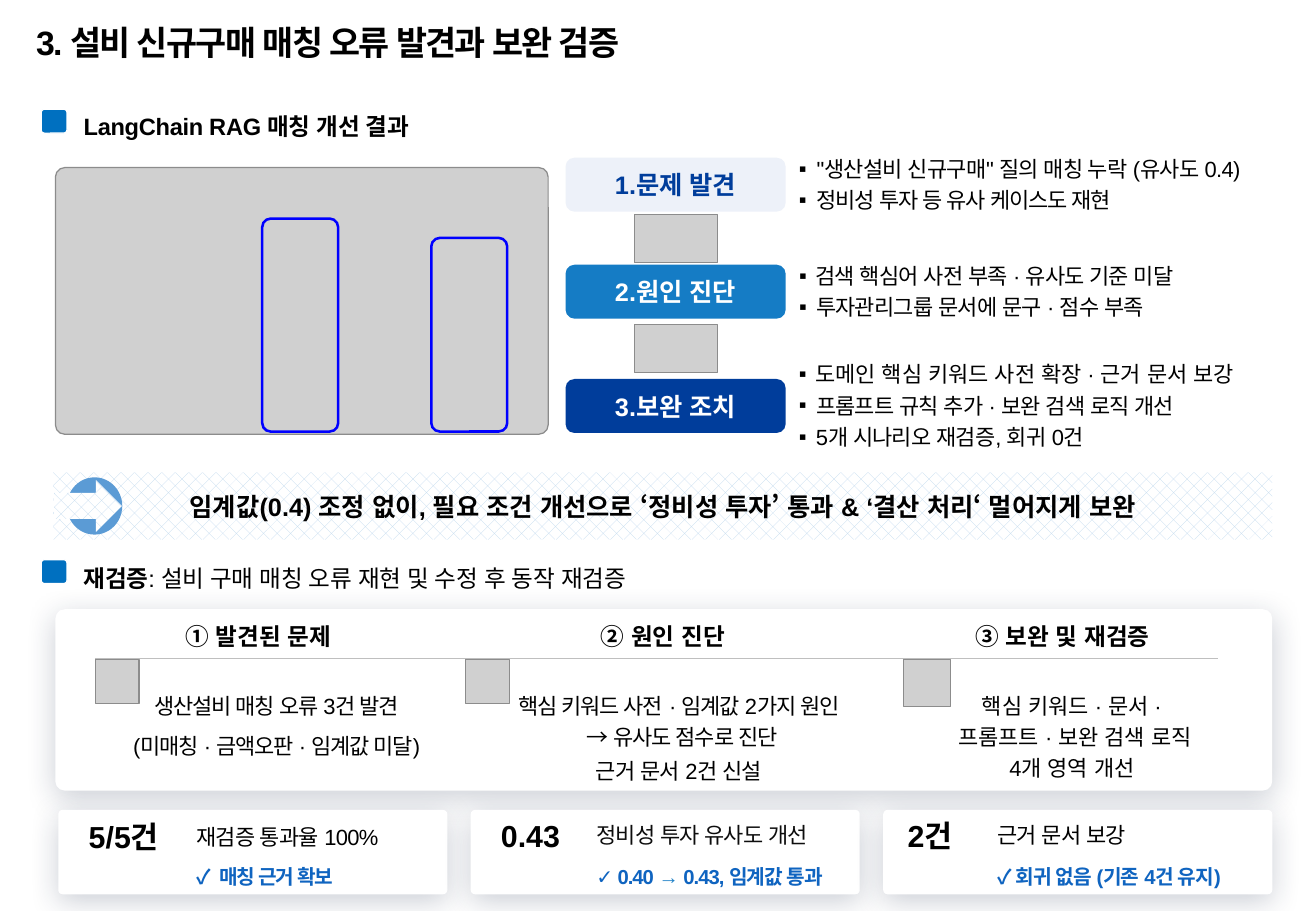
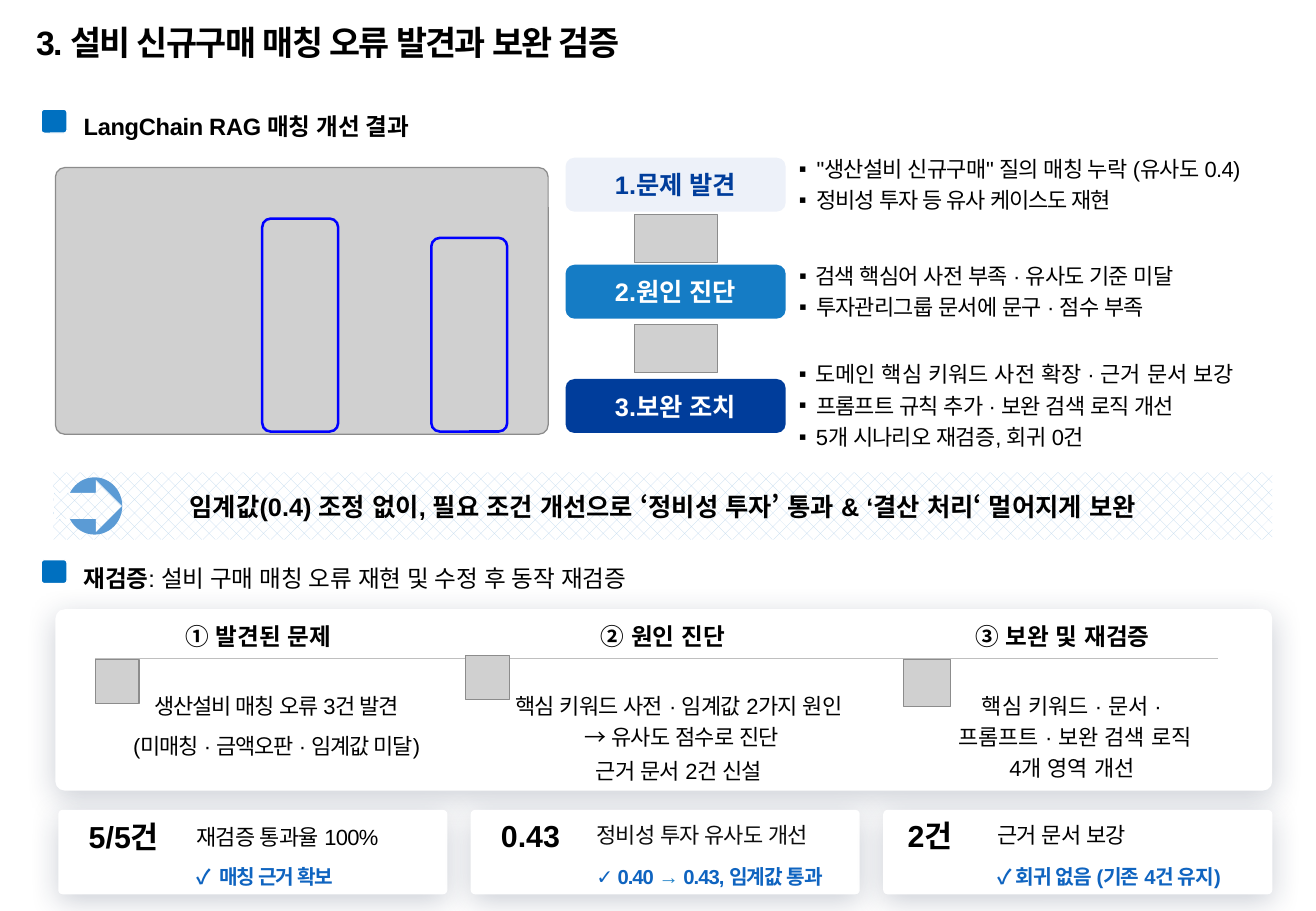
Before and after one commit to temmi81-hue/department-rag-eval, a slide deck: slide 4 of presentation/submission/260916_AI활용_업무지침네비게이터_4차 수정.pptx. Drawn at 1316x911 pixels with LibreOffice and Linux fonts; fonts in the diff are those of the drawing; grey boxes stand for pictures; background and template pictures are left out. Boxes give left, top, right and bottom in pixels: in the first picture for what was removed or moved away, otherwise in the second. Text is boxed around its words. In the diff, an @@ line names an element or a change of style, - is before the commit and + after.

```diff
--- a/presentation/submission/260916_AI활용_업무지침네비게이터_4차 수정.pptx
+++ b/presentation/submission/260916_AI활용_업무지침네비게이터_4차 수정.pptx
@@ picture: place and size @@
-picture at box(465, 660, 509, 704)
+picture at box(465, 656, 509, 700)
@@ text "핵심 키워드 사전 · 임계값 ..." at box(515, 696, 843, 747): letter spacing -0.6 to -0.4 pt @@
```
Also in this commit, not shown: 4 other files.
